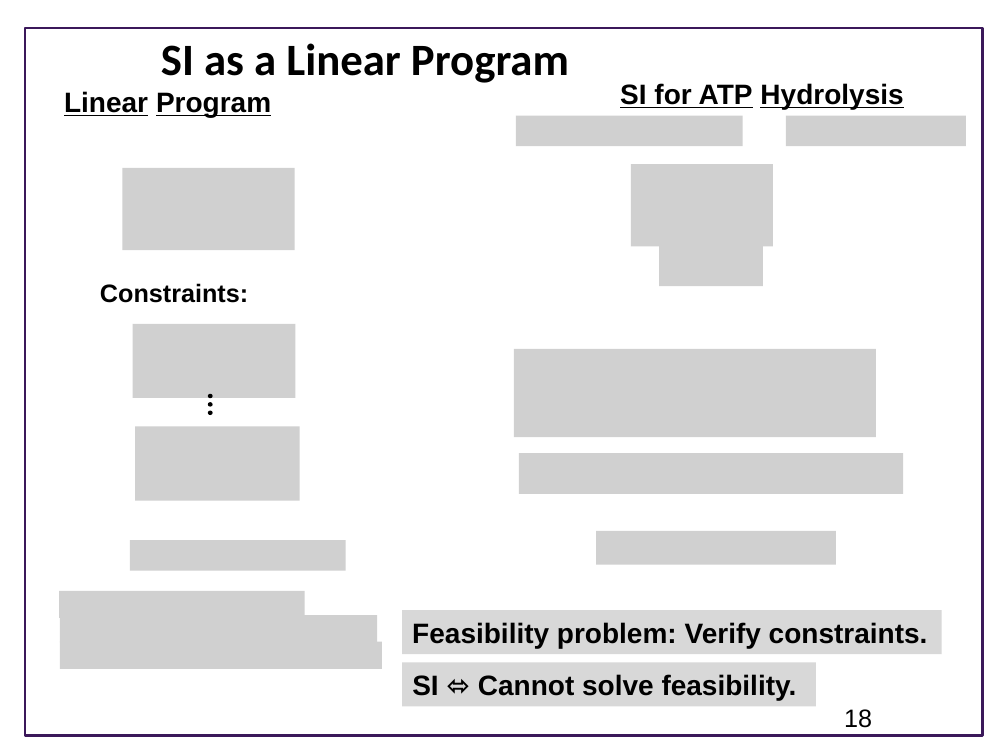
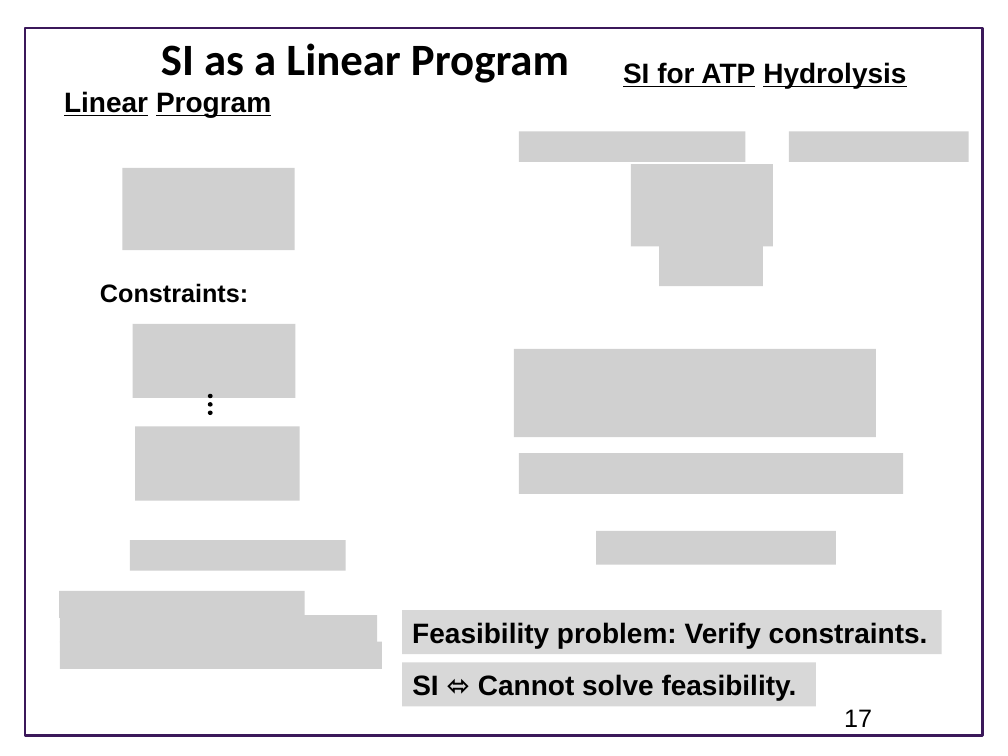
Before and after one commit to ModelEngineering/advancing-biomedical-models, a slide deck: slide 17 of Fall_2021/lecture_23-Verification_Part_1/Verification and Validation_ Overview.pptx (slide 18 before the commit). Drawn at 1008x756 pixels with LibreOffice and Linux fonts; fonts in the diff are those of the drawing; grey boxes stand for pictures; background and template pictures are left out. Boxes give left, top, right and bottom in pixels: in the first picture for what was removed or moved away, otherwise in the second. Text is boxed around its words. In the diff, an @@ line names an element or a change of style, - is before the commit and + after.

Commit message:
PPT updates

```diff
--- a/Fall_2021/lecture_23-Verification_Part_1/Verification and Validation_ Overview.pptx
+++ b/Fall_2021/lecture_23-Verification_Part_1/Verification and Validation_ Overview.pptx
@@ text "SI for ATP Hydrolysis": place and size @@
-text "SI for ATP Hydrolysis" at box(620, 83, 903, 109)
+text "SI for ATP Hydrolysis" at box(623, 62, 906, 88)
@@ picture: place and size @@
-picture at box(516, 116, 743, 146)
+picture at box(519, 131, 746, 161)
@@ picture: place and size @@
-picture at box(786, 116, 966, 146)
+picture at box(789, 131, 969, 161)
@@ page number at box(844, 709, 872, 727): text changed @@
-18
+17
```
Also in this commit, not shown: 4 other slides changed, 1 slide added, 2 slides removed.
